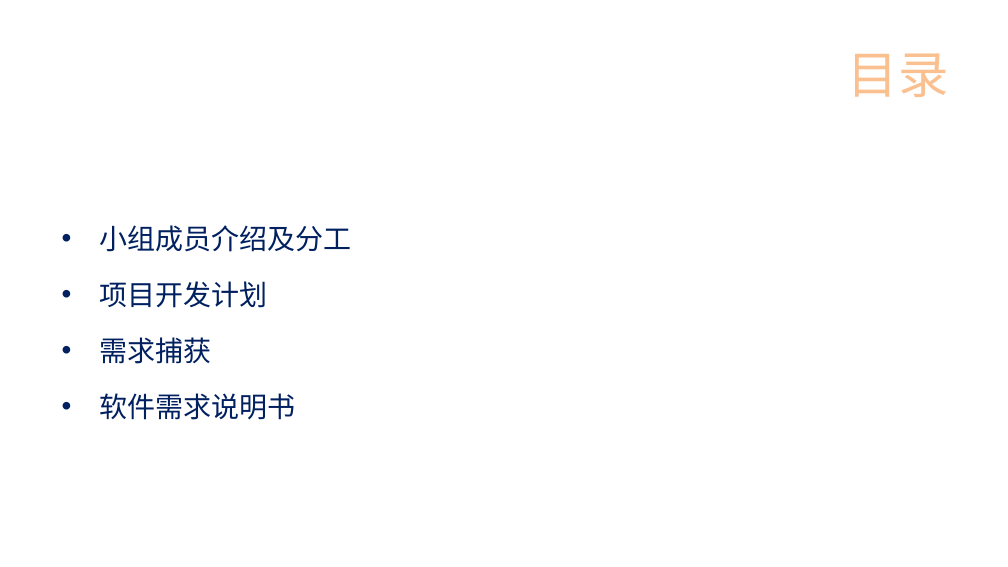
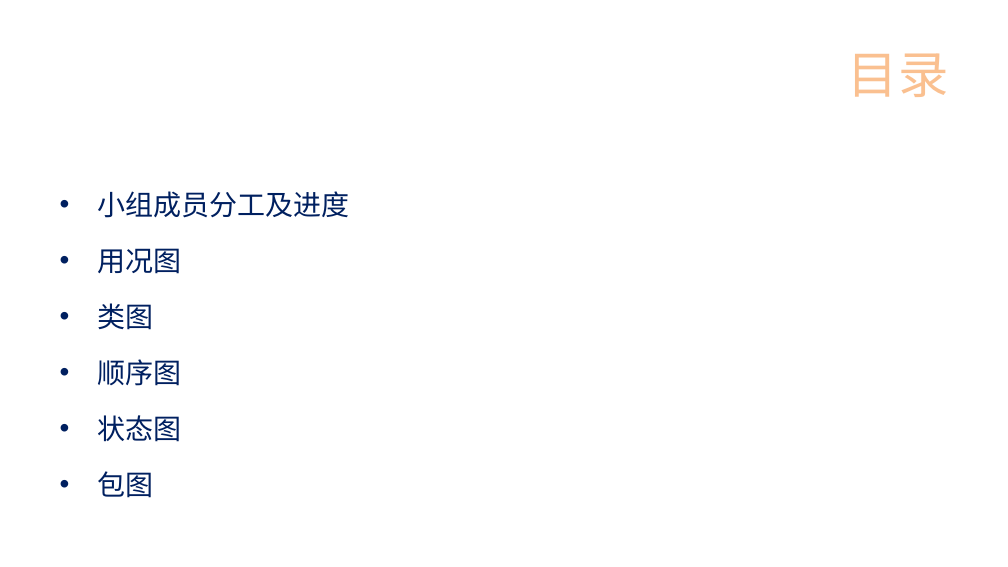
Before and after one commit to skyetim/travel_planning_website, a slide deck: slide 2 of doc/第二阶段课堂展示/第二阶段课堂展示.pptx. Drawn at 1008x567 pixels with LibreOffice and Linux fonts; fonts in the diff are those of the drawing; background and template pictures are left out. Boxes give left, top, right and bottom in pixels: in the first picture for what was removed or moved away, otherwise in the second. Text is boxed around its words. In the diff, an @@ line names an element or a change of style, - is before the commit and + after.

Commit message:
doc: 增加前端类图 & 修改模板

```diff
--- a/doc/第二阶段课堂展示/第二阶段课堂展示.pptx
+++ b/doc/第二阶段课堂展示/第二阶段课堂展示.pptx
@@ text at (x1=97, y1=191, x2=349, y2=498): text changed @@
-• 小组成员介绍及分工
-• 项目开发计划
-• 需求捕获
-• 软件需求说明书
+• 小组成员分工及进度
+• 用况图
+• 类图
+• 顺序图
+• 状态图
+• 包图
```
Also in this commit, not shown: 7 other slides changed, 3 slides added.
